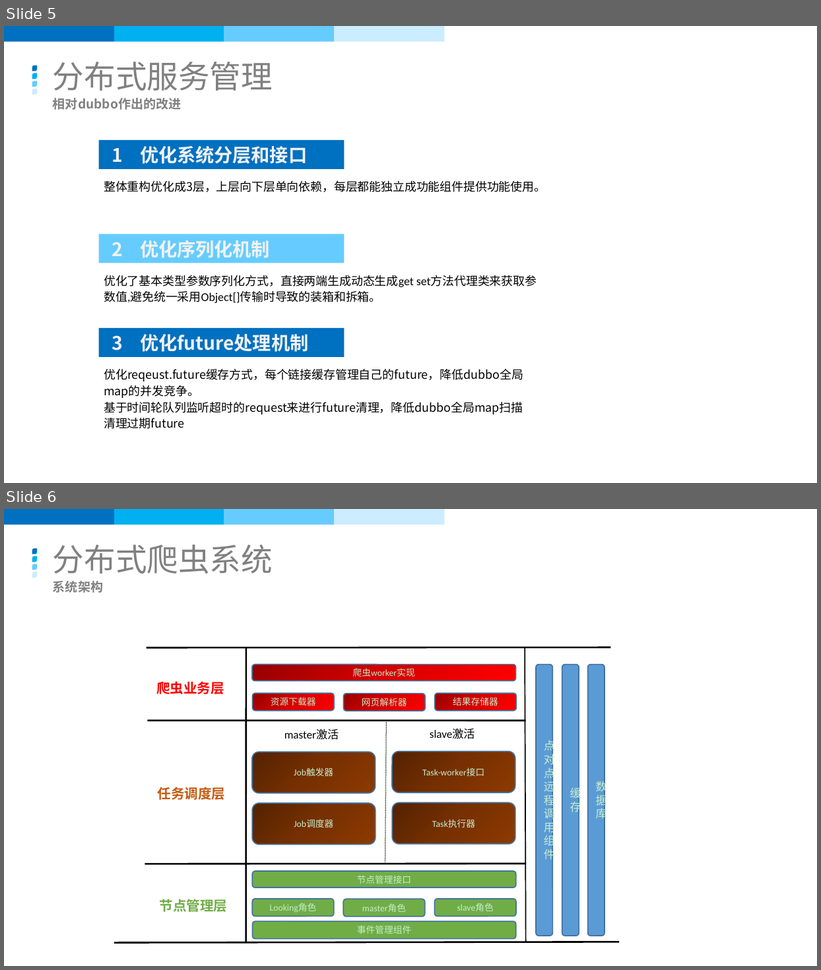
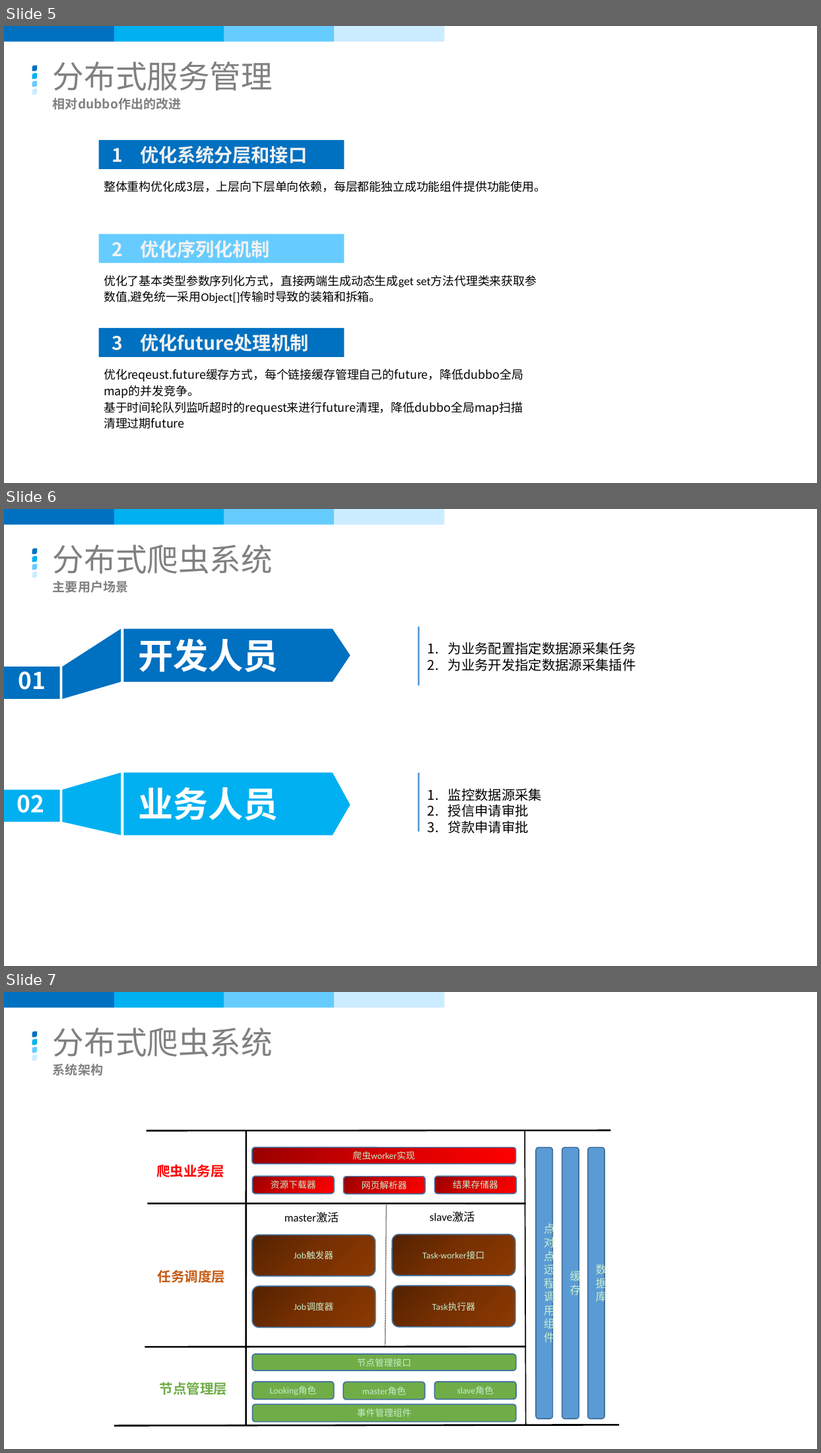
Before and after one commit to scanry/workflow-manager, a slide deck: design/个人介绍.pptx. Shown one above the other, each under a label of ours: slides 5 and 6 before the commit, slides 5, 6 and 7 after it. The pictures are 821x970 and 821x1453 pixels, drawn with LibreOffice and Linux fonts; fonts in the diff are those of the drawing; background and template pictures are left out. Boxes give left, top, right and bottom in pixels: in the first picture for what was removed or moved away, otherwise in the second. Text is boxed around its words. In the diff, an @@ line names an element or a change of style, - is before the commit and + after.

```diff
--- a/design/个人介绍.pptx
+++ b/design/个人介绍.pptx
@@ slide 6 added at (4,509,817,966), background picture (left out) @@
@@ text added at (53,545,273,574), 27.8 pt, text #808080 @@
+分布式爬虫系统
@@ group added at (4,509,444,577): 4 rectangles, 4 freeform shapes @@
@@ text added at (53,581,128,593), 11.1 pt, text #808080, bold @@
+主要用户场景
@@ line added from (418, 627) to (418, 685), #5B9BD5 1.5 pt @@
@@ freeform shape added at (63,628,121,698), fill #0070C0 @@
@@ freeform shape added at (123,628,350,681), fill #0070C0 @@
@@ text added at (138,638,278,672), 30.9 pt, text #FFFFFF, bold @@
+开发人员
@@ text added at (448,642,636,671), 11.9 pt, text #000000 @@
+1. 为业务配置指定数据源采集任务
+2. 为业务开发指定数据源采集插件
@@ rectangle added at (4,667,60,699), fill #0070C0 @@
@@ text added at (18,666,46,690), 20.6 pt, text #FFFFFF, bold @@
+01
@@ freeform shape added at (63,772,121,835), fill #00B0F0 @@
@@ freeform shape added at (123,772,350,835), fill #00B0F0 @@
@@ line added from (418, 773) to (418, 832), #5B9BD5 1.5 pt @@
@@ rectangle added at (4,790,60,823), fill #00B0F0 @@
@@ text added at (17,789,45,813), 20.6 pt, text #FFFFFF, bold @@
+02
@@ text added at (138,788,278,821), 30.9 pt, text #FFFFFF, bold @@
+业务人员
@@ text added at (448,789,542,834), 11.9 pt, text #000000 @@
+1. 监控数据源采集
+2. 授信申请审批
+3. 贷款申请审批
@@ what was slide 6 is now slide 7 @@
```
Also in this commit, not shown: 1 other file.
